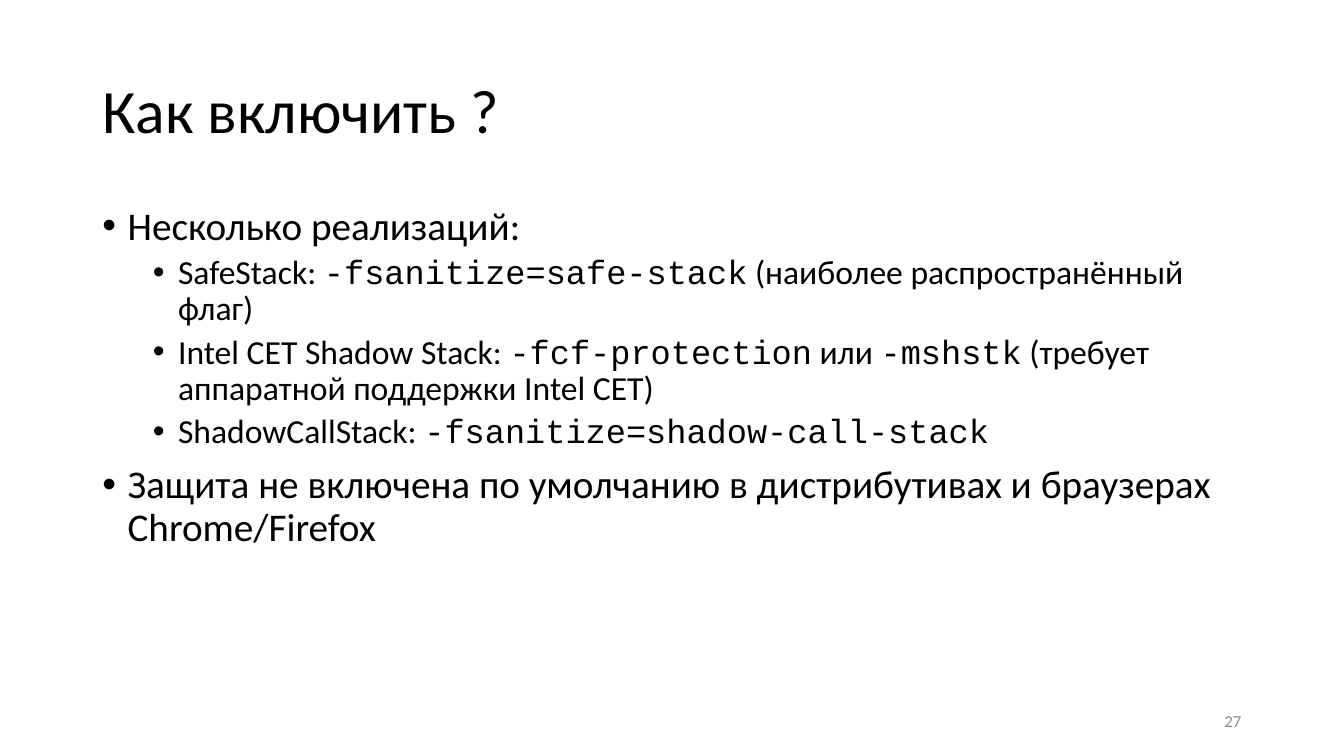
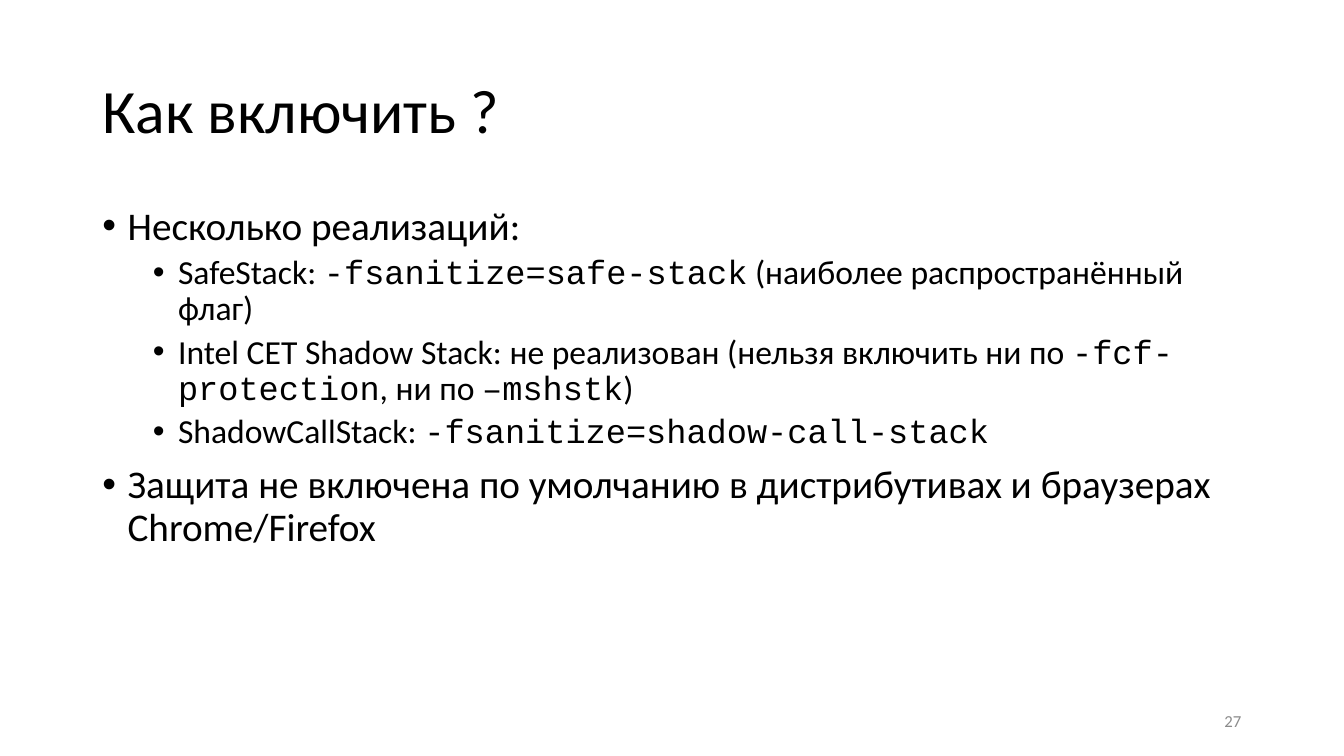
Before and after one commit to yugr/slides, a slide deck: slide 27 of CppZeroCost/2025/RU.pptx. Drawn at 1344x756 pixels with LibreOffice and Linux fonts; fonts in the diff are those of the drawing. Boxes give left, top, right and bottom in pixels: in the first picture for what was removed or moved away, otherwise in the second. Text is boxed around its words. In the diff, an @@ line names an element or a change of style, - is before the commit and + after.

```diff
--- a/CppZeroCost/2025/RU.pptx
+++ b/CppZeroCost/2025/RU.pptx
@@ text at <box>178,339,1173,407</box>: text changed @@
-  • Intel CET Shadow Stack: -fcf-protection или -mshstk (требует аппаратной поддержки Intel CET)
+  • Intel CET Shadow Stack: не реализован (нельзя включить ни по -fcf-protection, ни по –mshstk)
```
Also in this commit, not shown: 6 other slides changed, 2 other files.
